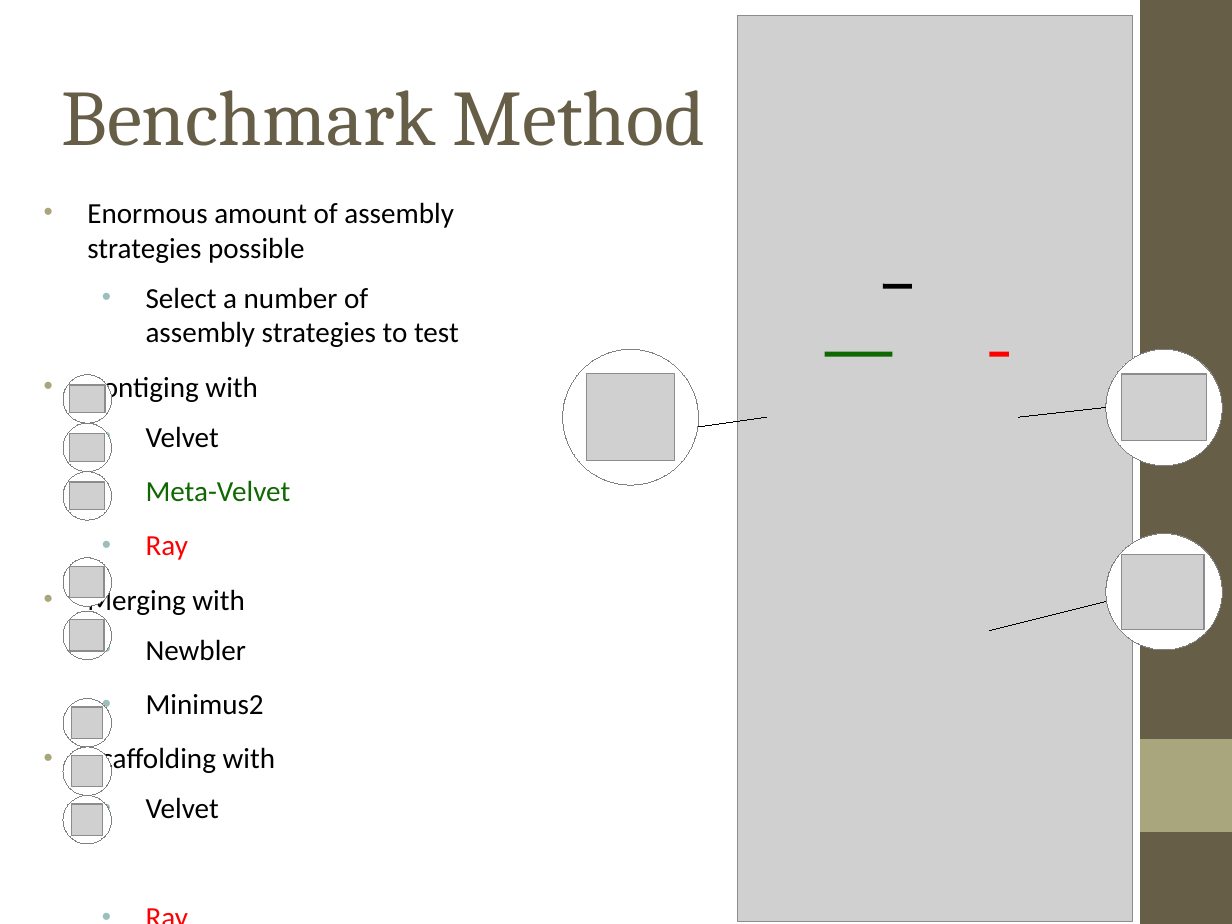
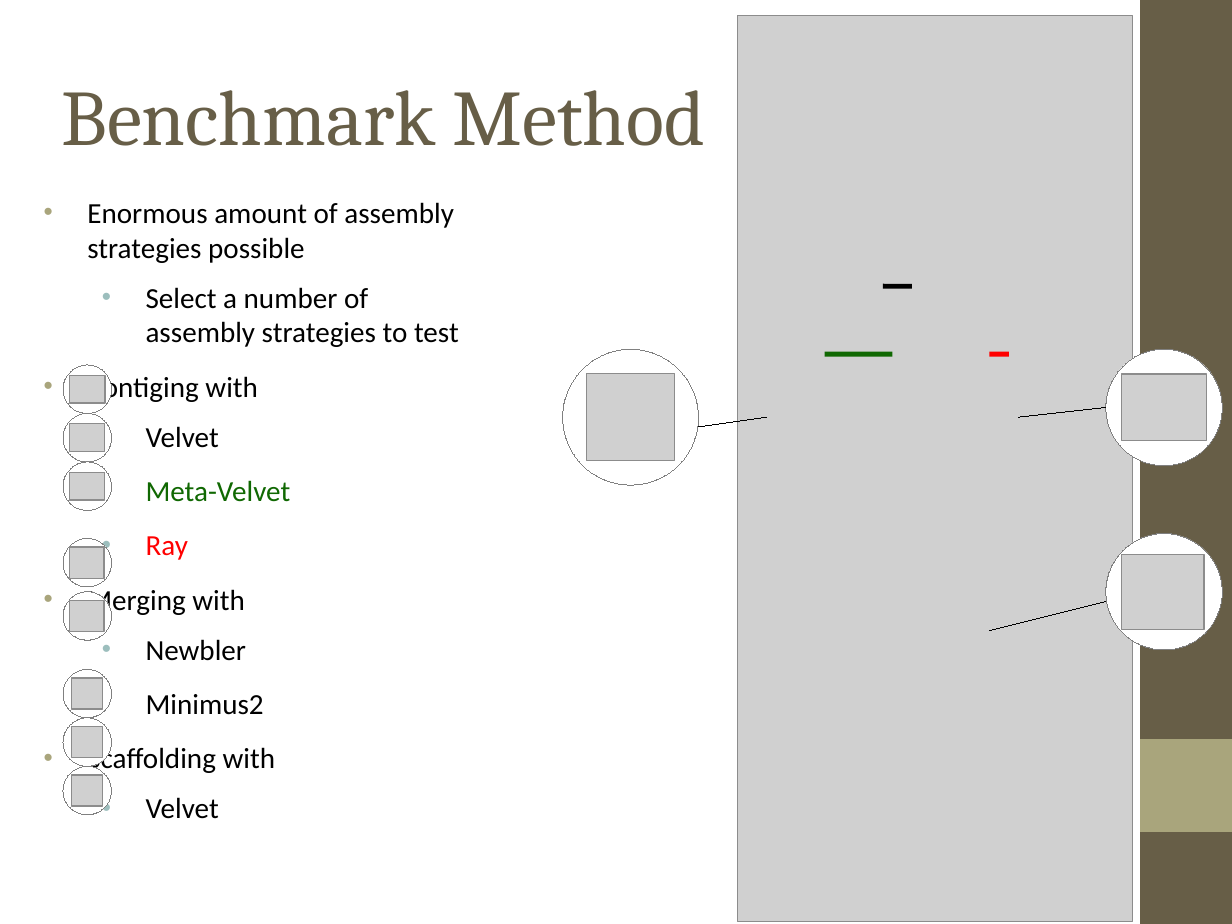
Before and after one commit to inodb/msc-thesis, a slide deck: slide 14 of presentation/msc-thesis.odp (slide 12 before the commit). Drawn at 1232x924 pixels with LibreOffice and Linux fonts; fonts in the diff are those of the drawing; grey boxes stand for pictures. Boxes give left, top, right and bottom in pixels: in the first picture for what was removed or moved away, otherwise in the second. Text is boxed around its words. In the diff, an @@ line names an element or a change of style, - is before the commit and + after.

```diff
--- a/presentation/msc-thesis.odp
+++ b/presentation/msc-thesis.odp
@@ 3 pictures, 3 ellipses: place and size @@
-3 pictures, 3 ellipses at bbox=[63, 375, 111, 520]
+3 pictures, 3 ellipses at bbox=[63, 365, 111, 510]
@@ 2 pictures, 2 ellipses: place and size @@
-2 pictures, 2 ellipses at bbox=[63, 558, 111, 659]
+2 pictures, 2 ellipses at bbox=[63, 538, 111, 639]
@@ ellipse: place and size @@
-ellipse at bbox=[63, 796, 111, 844]
+ellipse at bbox=[63, 669, 111, 717]
@@ picture: place and size @@
-picture at bbox=[71, 804, 102, 835]
+picture at bbox=[71, 678, 102, 708]
@@ 2 pictures, 2 ellipses: place and size @@
-2 pictures, 2 ellipses at bbox=[63, 699, 111, 795]
+2 pictures, 2 ellipses at bbox=[63, 718, 111, 814]
@@ rectangle added at bbox=[30, 819, 505, 924], fill #FFFFFF, outline #FFFFFF 0 pt @@
```
Also in this commit, not shown: 13 other slides changed, 3 slides added, 1 other file.
